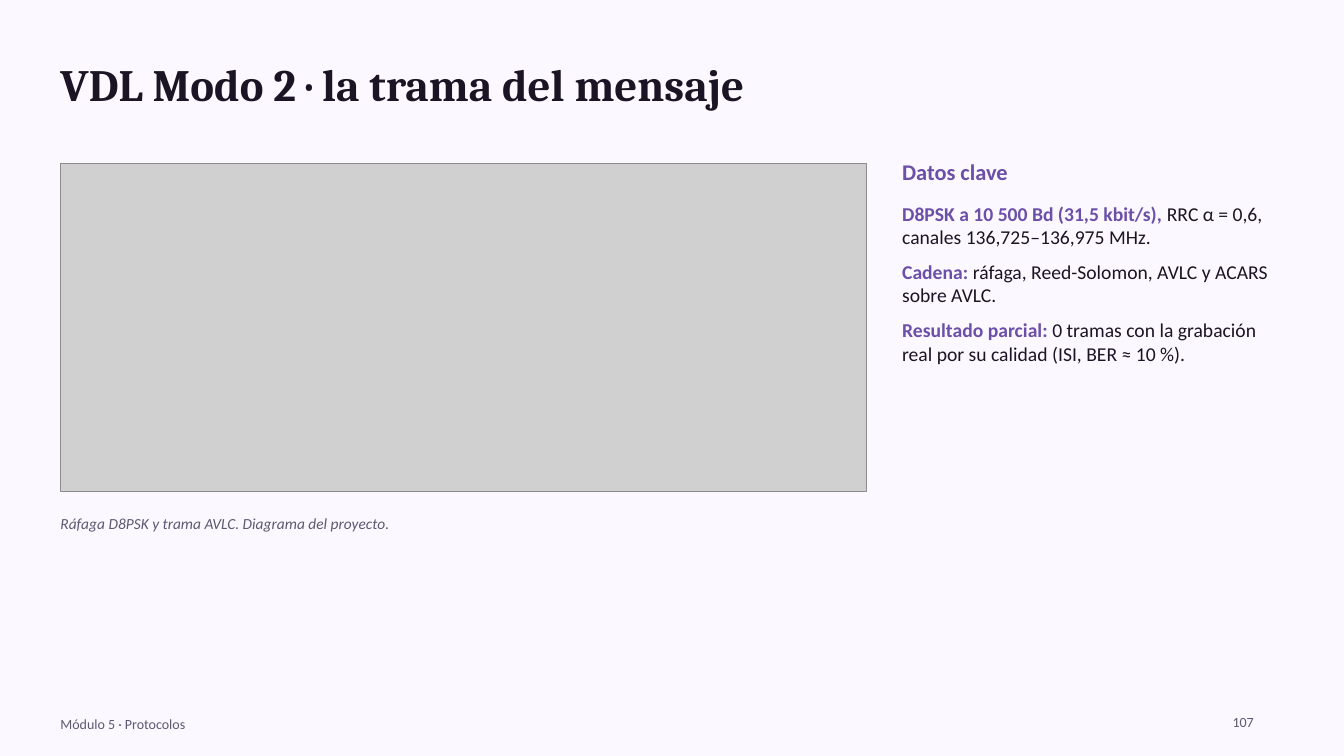
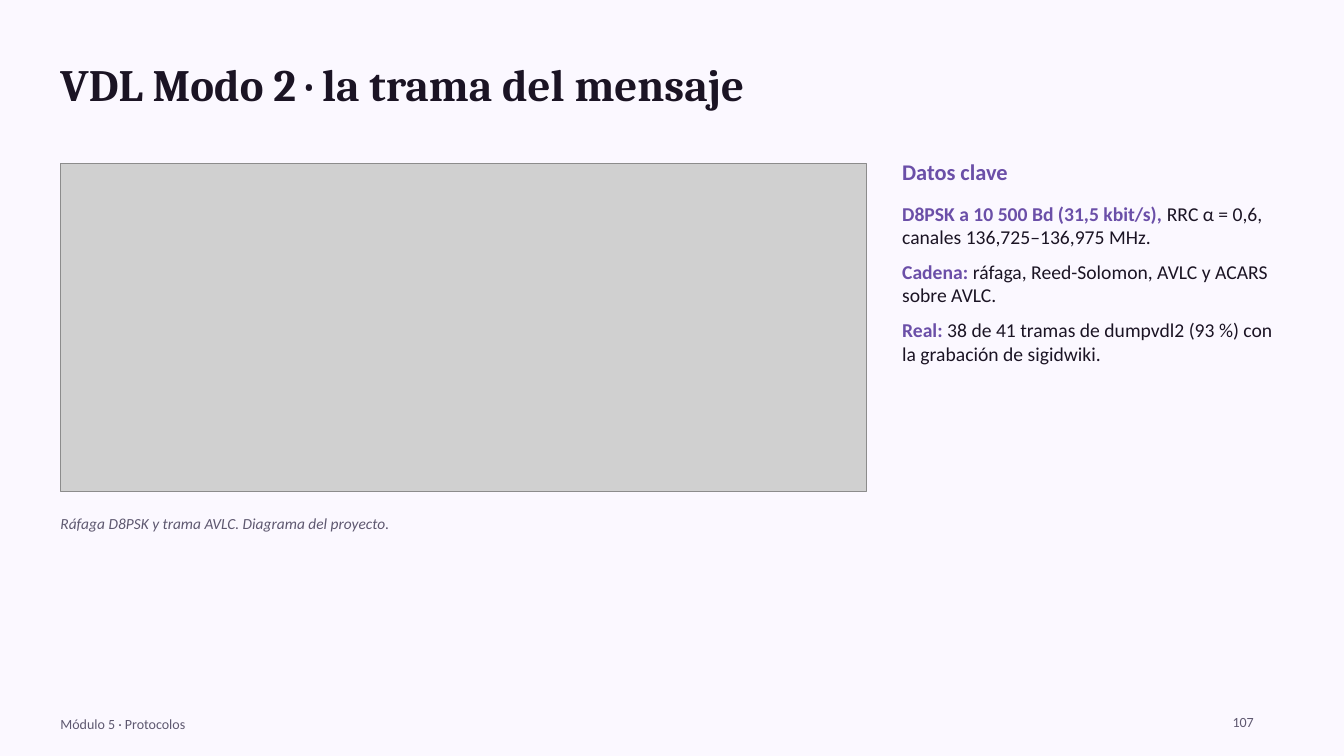
Before and after one commit to jlasherasTracasa/bladerf-suite, a slide deck: slide 107 of docs/presentacion/BladeRF_Lab.pptx. Drawn at 1344x756 pixels with LibreOffice and Linux fonts; fonts in the diff are those of the drawing; grey boxes stand for pictures. Boxes give left, top, right and bottom in pixels: in the first picture for what was removed or moved away, otherwise in the second. Text is boxed around its words. In the diff, an @@ line names an element or a change of style, - is before the commit and + after.

Commit message:
Matriz de validación honesta (ADS-B, DSC, LoRa y Meshtastic sin señal real → sintético/referencia) y curso regenerado con el estado actual

```diff
--- a/docs/presentacion/BladeRF_Lab.pptx
+++ b/docs/presentacion/BladeRF_Lab.pptx
@@ text at box(902, 323, 1272, 365): text changed @@
-• Resultado parcial: 0 tramas con la grabación real por su calidad (ISI, BER ≈ 10 %).
+• Real: 38 de 41 tramas de dumpvdl2 (93 %) con la grabación de sigidwiki.
```
Also in this commit, not shown: 24 other slides changed, 6 other files.
